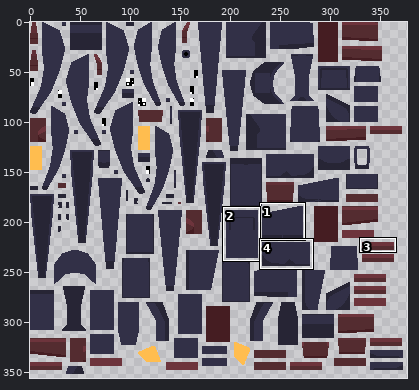
One commit to this sprite sheet: QB-10 Bioweapon.png. Above, an overview of the earlier version with the close-up marked.
Close-up. Before the edit:
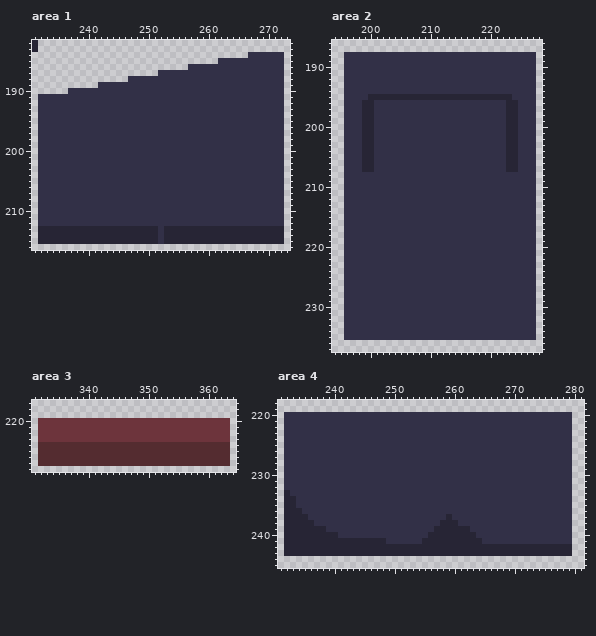
The file is 512x512 pixels. Colours within 5 levels of each other are drawn and written as one. Shown: area 1: x 231..273, y 182..216; area 2: x 194..228, y 186..237; area 3: x 331..364, y 217..228; area 4: x 231..281, y 218..245. The wide view leaves out empty margins. The commit also changed other parts of the picture, which this record leaves out.
The same view after the edit:
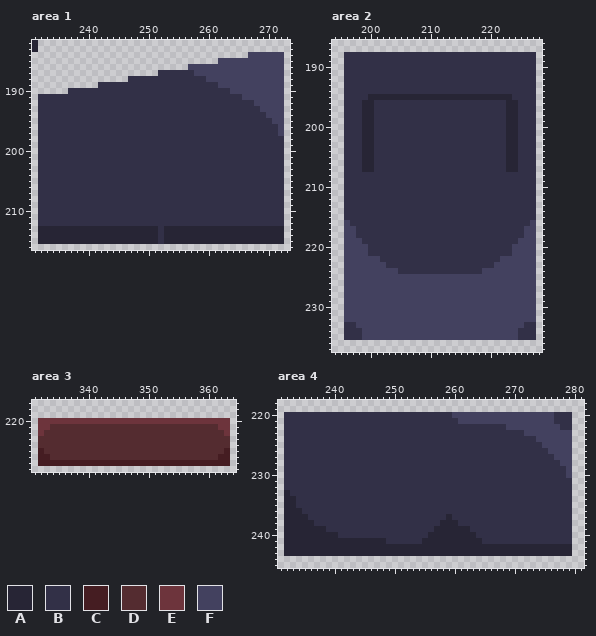
Palette (. is transparent): A #272535  B #323047  C #451d22  D #542c30  E #6d343c  F #43415f
The edit:
--- area 1
@@ x 255..273 @@
 183 ...................
-184 ............BBBBBB.
-185 .......BBBBBBBBBBB.
-186 ..BBBBBBBBBBBBBBBB.
-187 BBBBBBBBBBBBBBBBBB.
-188 BBBBBBBBBBBBBBBBBB.
-189 BBBBBBBBBBBBBBBBBB.
-190 BBBBBBBBBBBBBBBBBB.
-191 BBBBBBBBBBBBBBBBBB.
-192 BBBBBBBBBBBBBBBBBB.
-193 BBBBBBBBBBBBBBBBBB.
-194 BBBBBBBBBBBBBBBBBB.
-195 BBBBBBBBBBBBBBBBBB.
-196 BBBBBBBBBBBBBBBBBB.
-197 BBBBBBBBBBBBBBBBBB.
+184 ............FFFFFF.
+185 .......FFFFFFFFFFF.
+186 ..FFFFFFFFFFFFFFFF.
+187 BBBFFFFFFFFFFFFFFF.
+188 BBBBBFFFFFFFFFFFFF.
+189 BBBBBBBFFFFFFFFFFF.
+190 BBBBBBBBBFFFFFFFFF.
+191 BBBBBBBBBBBFFFFFFF.
+192 BBBBBBBBBBBBBFFFFF.
+193 BBBBBBBBBBBBBBFFFF.
+194 BBBBBBBBBBBBBBBFFF.
+195 BBBBBBBBBBBBBBBBFF.
+196 BBBBBBBBBBBBBBBBBF.
+197 BBBBBBBBBBBBBBBBBF.
 198 BBBBBBBBBBBBBBBBBB.
--- area 2
@@ x 194..228 @@
 215 ..BBBBBBBBBBBBBBBBBBBBBBBBBBBBBBBB.
-216 ..BBBBBBBBBBBBBBBBBBBBBBBBBBBBBBBB.
-217 ..BBBBBBBBBBBBBBBBBBBBBBBBBBBBBBBB.
-218 ..BBBBBBBBBBBBBBBBBBBBBBBBBBBBBBBB.
-219 ..BBBBBBBBBBBBBBBBBBBBBBBBBBBBBBBB.
-220 ..BBBBBBBBBBBBBBBBBBBBBBBBBBBBBBBB.
-221 ..BBBBBBBBBBBBBBBBBBBBBBBBBBBBBBBB.
-222 ..BBBBBBBBBBBBBBBBBBBBBBBBBBBBBBBB.
-223 ..BBBBBBBBBBBBBBBBBBBBBBBBBBBBBBBB.
-224 ..BBBBBBBBBBBBBBBBBBBBBBBBBBBBBBBB.
-225 ..BBBBBBBBBBBBBBBBBBBBBBBBBBBBBBBB.
-226 ..BBBBBBBBBBBBBBBBBBBBBBBBBBBBBBBB.
-227 ..BBBBBBBBBBBBBBBBBBBBBBBBBBBBBBBB.
-228 ..BBBBBBBBBBBBBBBBBBBBBBBBBBBBBBBB.
-229 ..BBBBBBBBBBBBBBBBBBBBBBBBBBBBBBBB.
-230 ..BBBBBBBBBBBBBBBBBBBBBBBBBBBBBBBB.
-231 ..BBBBBBBBBBBBBBBBBBBBBBBBBBBBBBBB.
-232 ..BBBBBBBBBBBBBBBBBBBBBBBBBBBBBBBB.
-233 ..BBBBBBBBBBBBBBBBBBBBBBBBBBBBBBBB.
-234 ..BBBBBBBBBBBBBBBBBBBBBBBBBBBBBBBB.
-235 ..BBBBBBBBBBBBBBBBBBBBBBBBBBBBBBBB.
+216 ..FBBBBBBBBBBBBBBBBBBBBBBBBBBBBBBF.
+217 ..FFBBBBBBBBBBBBBBBBBBBBBBBBBBBBFF.
+218 ..FFBBBBBBBBBBBBBBBBBBBBBBBBBBBBFF.
+219 ..FFFBBBBBBBBBBBBBBBBBBBBBBBBBBFFF.
+220 ..FFFFBBBBBBBBBBBBBBBBBBBBBBBBFFFF.
+221 ..FFFFBBBBBBBBBBBBBBBBBBBBBBBBFFFF.
+222 ..FFFFFFBBBBBBBBBBBBBBBBBBBBFFFFFF.
+223 ..FFFFFFFBBBBBBBBBBBBBBBBBBFFFFFFF.
+224 ..FFFFFFFFFBBBBBBBBBBBBBBFFFFFFFFF.
+225 ..FFFFFFFFFFFFFFFFFFFFFFFFFFFFFFFF.
+226 ..FFFFFFFFFFFFFFFFFFFFFFFFFFFFFFFF.
+227 ..FFFFFFFFFFFFFFFFFFFFFFFFFFFFFFFF.
+228 ..FFFFFFFFFFFFFFFFFFFFFFFFFFFFFFFF.
+229 ..FFFFFFFFFFFFFFFFFFFFFFFFFFFFFFFF.
+230 ..FFFFFFFFFFFFFFFFFFFFFFFFFFFFFFFF.
+231 ..FFFFFFFFFFFFFFFFFFFFFFFFFFFFFFFF.
+232 ..FFFFFFFFFFFFFFFFFFFFFFFFFFFFFFFF.
+233 ..BBFFFFFFFFFFFFFFFFFFFFFFFFFFFFBB.
+234 ..BBBFFFFFFFFFFFFFFFFFFFFFFFFFFBBB.
+235 ..BBBFFFFFFFFFFFFFFFFFFFFFFFFFFBBB.
 236 ...................................
--- area 3
@@ x 331..364 @@
 220 .EEEEEEEEEEEEEEEEEEEEEEEEEEEEEEEE.
-221 .EEEEEEEEEEEEEEEEEEEEEEEEEEEEEEEE.
-222 .EEEEEEEEEEEEEEEEEEEEEEEEEEEEEEEE.
-223 .EEEEEEEEEEEEEEEEEEEEEEEEEEEEEEEE.
+221 .EEDDDDDDDDDDDDDDDDDDDDDDDDDDDDEE.
+222 .EDDDDDDDDDDDDDDDDDDDDDDDDDDDDDDE.
+223 .DDDDDDDDDDDDDDDDDDDDDDDDDDDDDDDD.
 224 .DDDDDDDDDDDDDDDDDDDDDDDDDDDDDDDD.
-225 .DDDDDDDDDDDDDDDDDDDDDDDDDDDDDDDD.
-226 .DDDDDDDDDDDDDDDDDDDDDDDDDDDDDDDD.
-227 .DDDDDDDDDDDDDDDDDDDDDDDDDDDDDDDD.
+225 .CDDDDDDDDDDDDDDDDDDDDDDDDDDDDDDC.
+226 .CCDDDDDDDDDDDDDDDDDDDDDDDDDDDDCC.
+227 .CCCCCCCCCCCCCCCCCCCCCCCCCCCCCCCC.
 228 ..................................
--- area 4
@@ x 258..281 @@
 219 ........................
-220 BBBBBBBBBBBBBBBBBBBBBB..
-221 BBBBBBBBBBBBBBBBBBBBBB..
-222 BBBBBBBBBBBBBBBBBBBBBB..
-223 BBBBBBBBBBBBBBBBBBBBBB..
-224 BBBBBBBBBBBBBBBBBBBBBB..
-225 BBBBBBBBBBBBBBBBBBBBBB..
-226 BBBBBBBBBBBBBBBBBBBBBB..
-227 BBBBBBBBBBBBBBBBBBBBBB..
-228 BBBBBBBBBBBBBBBBBBBBBB..
-229 BBBBBBBBBBBBBBBBBBBBBB..
-230 BBBBBBBBBBBBBBBBBBBBBB..
+220 BBFFFFFFFFFFFFFFFFFBBB..
+221 BBBFFFFFFFFFFFFFFFFBBB..
+222 BBBBBBBBBBBFFFFFFFFFBB..
+223 BBBBBBBBBBBBBBFFFFFFFF..
+224 BBBBBBBBBBBBBBBBFFFFFF..
+225 BBBBBBBBBBBBBBBBBFFFFF..
+226 BBBBBBBBBBBBBBBBBBFFFF..
+227 BBBBBBBBBBBBBBBBBBBFFF..
+228 BBBBBBBBBBBBBBBBBBBBFF..
+229 BBBBBBBBBBBBBBBBBBBBBF..
+230 BBBBBBBBBBBBBBBBBBBBBF..
 231 BBBBBBBBBBBBBBBBBBBBBB..
Changed places in both close-ups, as pixel boxes (x1, y1, x2, y2):
changed: (188, 52, 284, 136)
changed: (344, 220, 536, 340)
changed: (38, 424, 230, 466)
changed: (452, 412, 572, 478)
